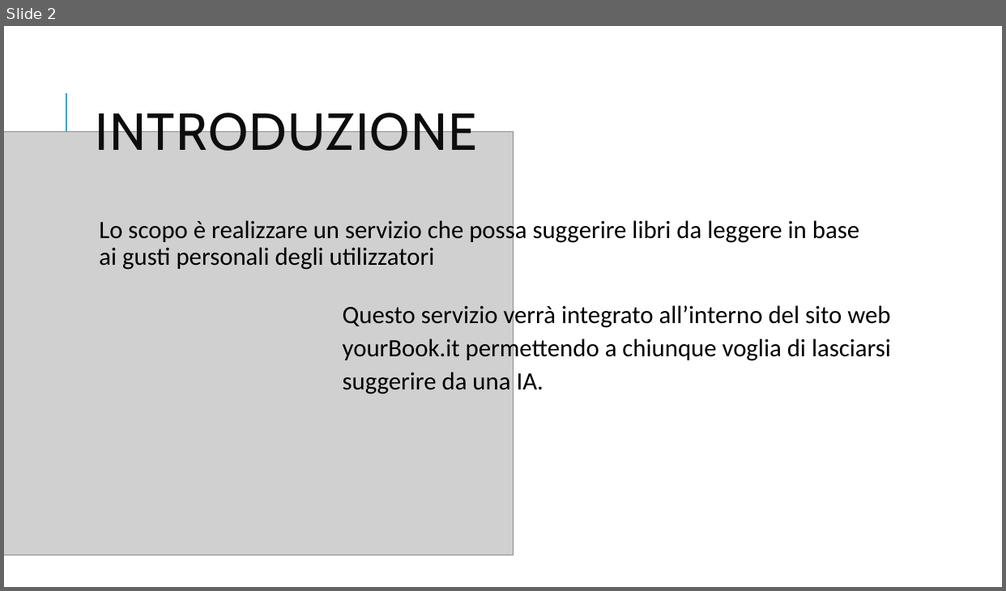
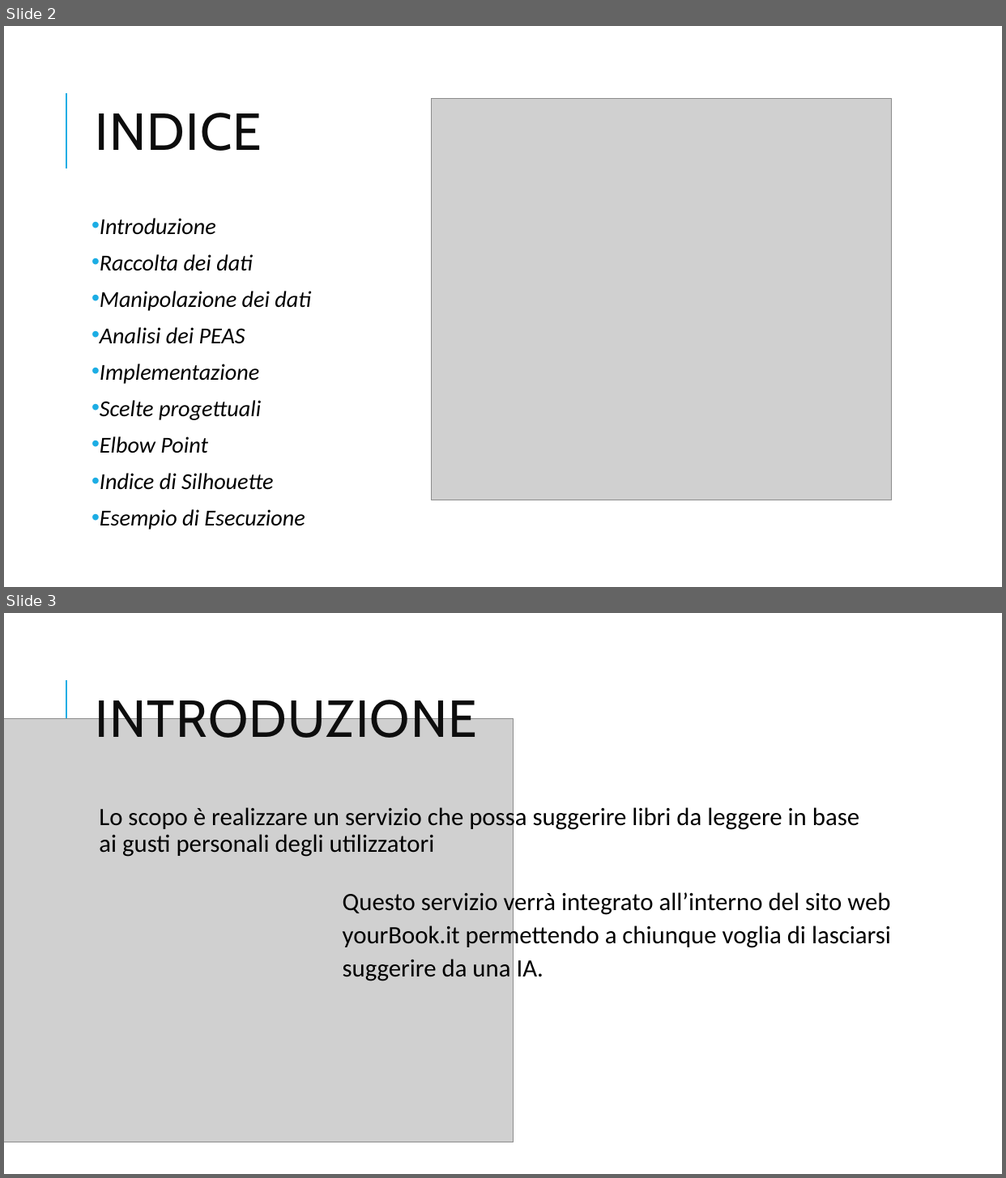
Before and after one commit to paolopetta/FIA-Yourbook, a slide deck: Modulo IA.pptx. Shown one above the other, each under a label of ours: slide 2 before the commit, slides 2 and 3 after it. The pictures are 1006x591 and 1006x1178 pixels, drawn with LibreOffice and Linux fonts; fonts in the diff are those of the drawing; grey boxes stand for pictures. Boxes give left, top, right and bottom in pixels: in the first picture for what was removed or moved away, otherwise in the second. Text is boxed around its words. In the diff, an @@ line names an element or a change of style, - is before the commit and + after.

```diff
--- a/Modulo IA.pptx
+++ b/Modulo IA.pptx
@@ slide 2 added at box(4, 26, 1002, 587), background #FFFFFF; not listed: 1 template element that a slide beside it also shows @@
@@ title added at box(96, 113, 262, 151), 50 pt, text #0D0D0D @@
+INDICE
@@ picture added at box(432, 99, 892, 501) @@
@@ text added at box(100, 218, 311, 530), 22 pt, text #000000, italic @@
+• Introduzione
+• Raccolta dei dati
+• Manipolazione dei dati
+• Analisi dei PEAS
+• Implementazione
+• Scelte progettuali
+• Elbow Point
+• Indice di Silhouette
+• Esempio di Esecuzione
@@ what was slide 2 is now slide 3 @@
```
Also in this commit, not shown: 5 slides changed, 3 other slides added, 1 slide removed.
